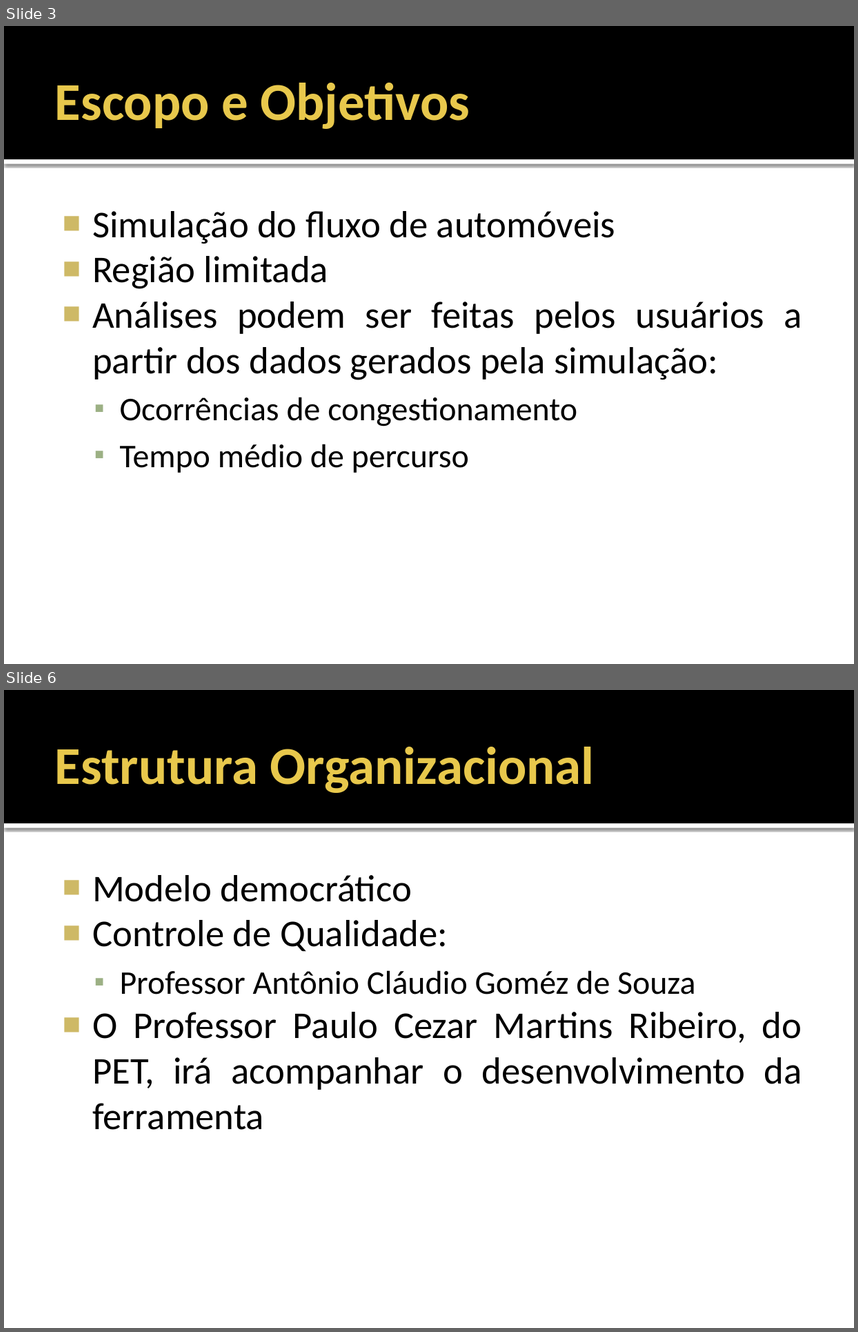
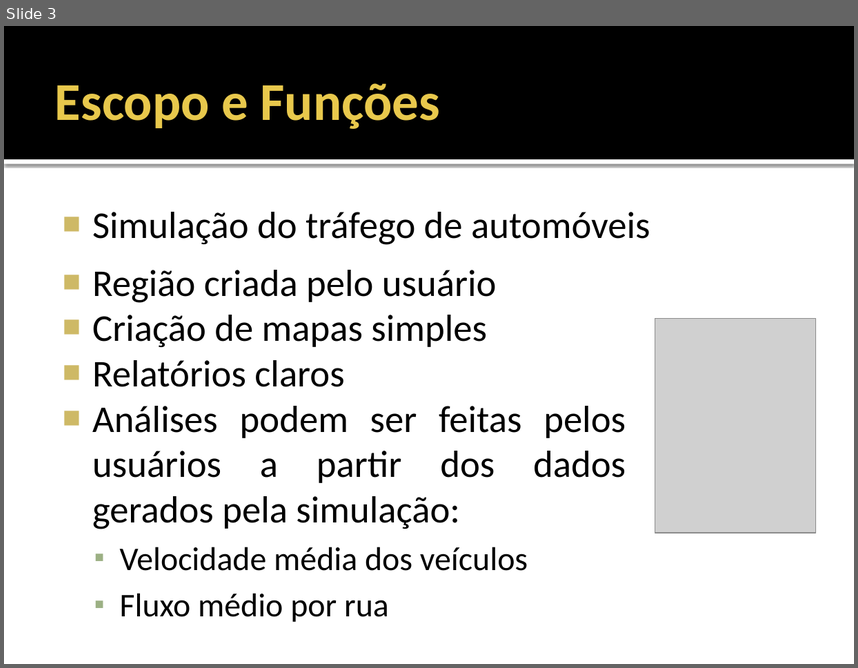
Before and after one commit to fchirigati/rota, a slide deck: Documentação/Especificação de Requisitos de Software/Apresentação.pptx. Shown one above the other, each under a label of ours: slides 3 and 6 before the commit, slide 3 after it; the slides between them are not shown. The pictures are 858x1332 and 858x668 pixels, drawn with LibreOffice and Linux fonts; fonts in the diff are those of the drawing; grey boxes stand for pictures. Boxes give left, top, right and bottom in pixels: in the first picture for what was removed or moved away, otherwise in the second. Text is boxed around its words. In the diff, an @@ line names an element or a change of style, - is before the commit and + after.

```diff
--- a/Documentação/Especificação de Requisitos de Software/Apresentação.pptx
+++ b/Documentação/Especificação de Requisitos de Software/Apresentação.pptx
@@ slide 6 removed at box(4, 690, 854, 1328), background #FFFFFF; not listed: 2 template elements that a slide beside it also shows @@
@@ title removed at box(55, 747, 595, 793) @@
-Estrutura Organizacional
@@ text removed at box(92, 875, 802, 1130) @@
-■ Modelo democrático
-■ Controle de Qualidade:
-  ▪ Professor Antônio Cláudio Goméz de Souza
-■ O Professor Paulo Cezar Martins Ribeiro, do PET, irá acompanhar o desenvolvimento da ferramenta
@@ slide 3 changed as well @@
@@ title at box(55, 83, 440, 129): text changed @@
-Escopo e Objetivos
+Escopo e Funções
@@ text "Região criada pelo usuário": place and size @@
-text "Região criada pelo usuário" at box(92, 211, 802, 472)
+text "Região criada pelo usuário" at box(92, 270, 626, 621)
@@ text added at box(92, 212, 651, 245), 32 pt, text #000000 @@
+■ Simulação do tráfego de automóveis
@@ text at box(92, 270, 497, 387): text changed @@
-■ Simulação do fluxo de automóveis
-■ Região limitada
+■ Região criada pelo usuário
+■ Criação de mapas simples
+■ Relatórios claros
@@ picture added at box(655, 319, 816, 532) @@
@@ text at box(120, 546, 528, 621): text changed @@
-  ▪ Ocorrências de congestionamento
-  ▪ Tempo médio de percurso
+  ▪ Velocidade média dos veículos
+  ▪ Fluxo médio por rua
```
Also in this commit, not shown: 4 other slides changed, 6 slides added, 9 other slides removed.
